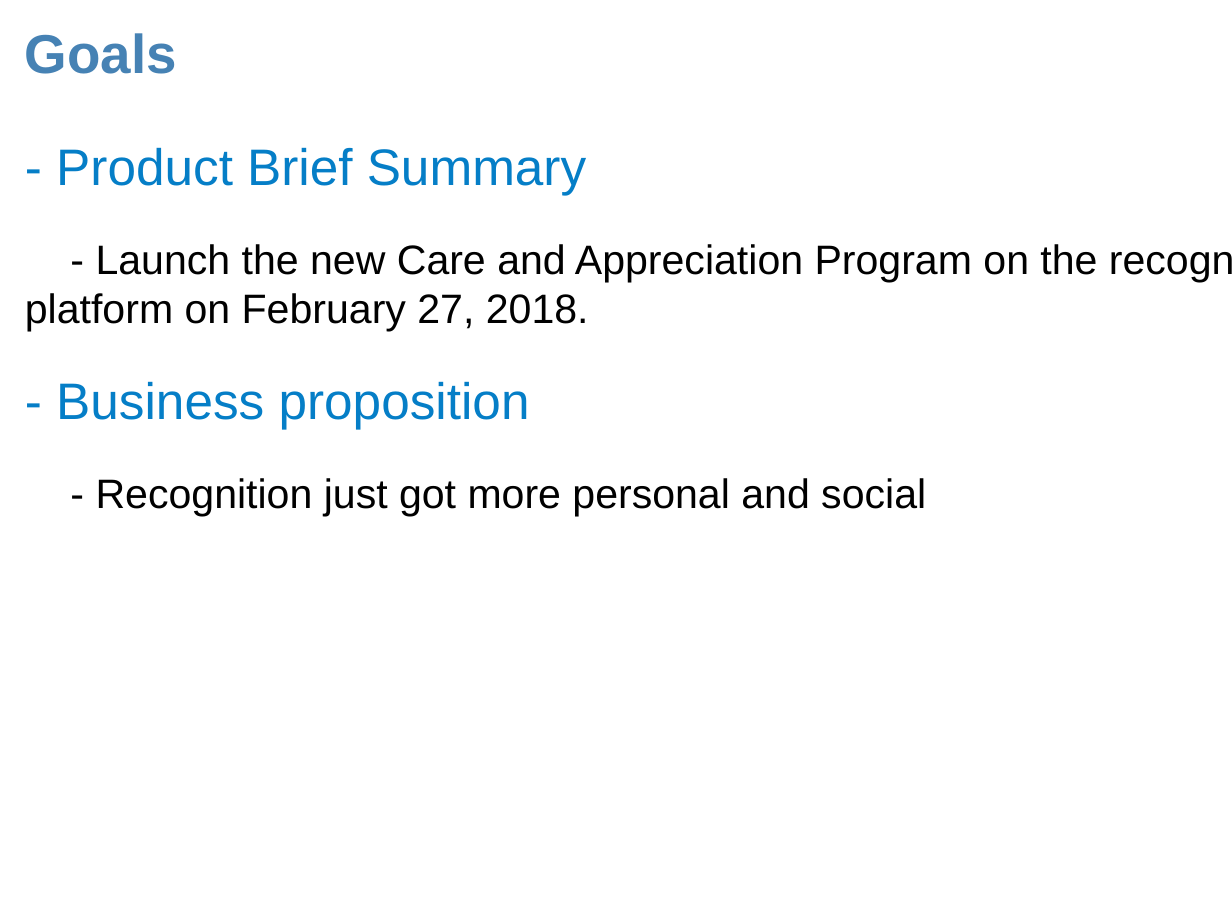
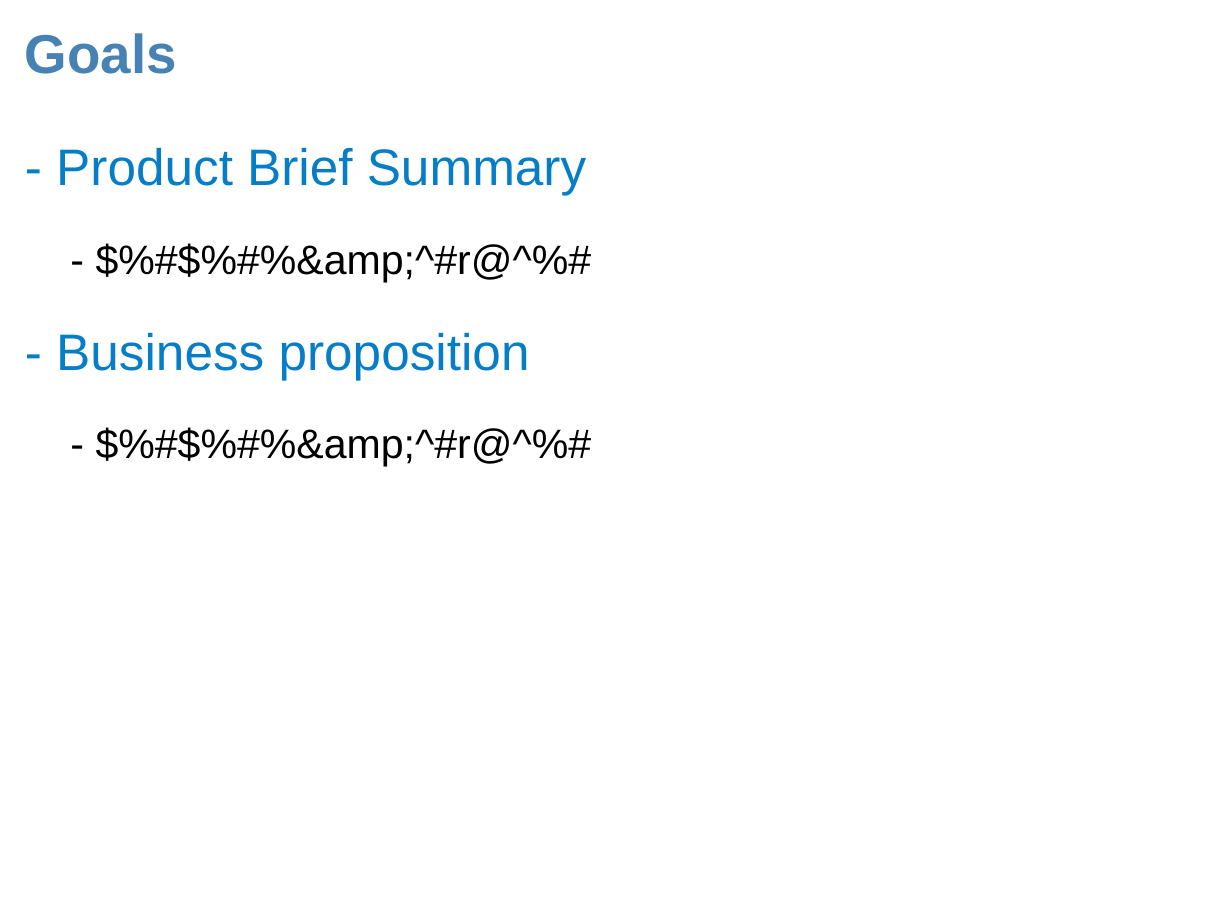
Before and after one commit to praveenkumar-m18/spider-event-calendar, a slide deck: slide 3 of calendar.pptx. Drawn at 1232x924 pixels with LibreOffice and Linux fonts; fonts in the diff are those of the drawing; background and template pictures are left out. Boxes give left, top, right and bottom in pixels: in the first picture for what was removed or moved away, otherwise in the second. Text is boxed around its words. In the diff, an @@ line names an element or a change of style, - is before the commit and + after.

```diff
--- a/calendar.pptx
+++ b/calendar.pptx
@@ text at (56,147,592,467): text changed; size 24 to 30 pt @@
-- Product Brief Summary
-- Launch the new Care and Appreciation Program on the recognition intel.com platform on February 27, 2018.
-- Business proposition
-- Recognition just got more personal and social
+- Product Brief Summary
+- $%#$%#%&amp;^#r@^%#
+- Business proposition
+- $%#$%#%&amp;^#r@^%#
```
Also in this commit, not shown: 5 other slides changed, 6 other files.
